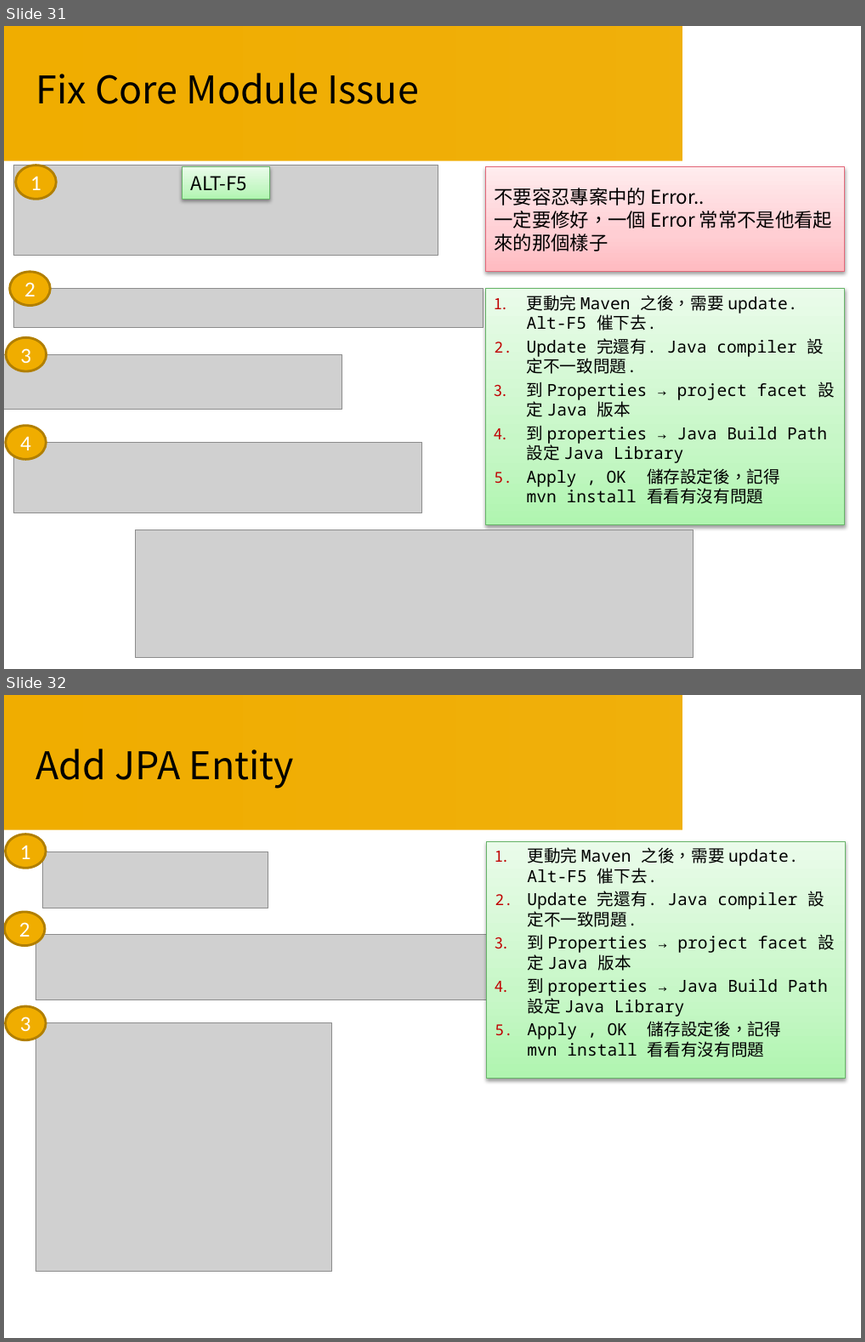
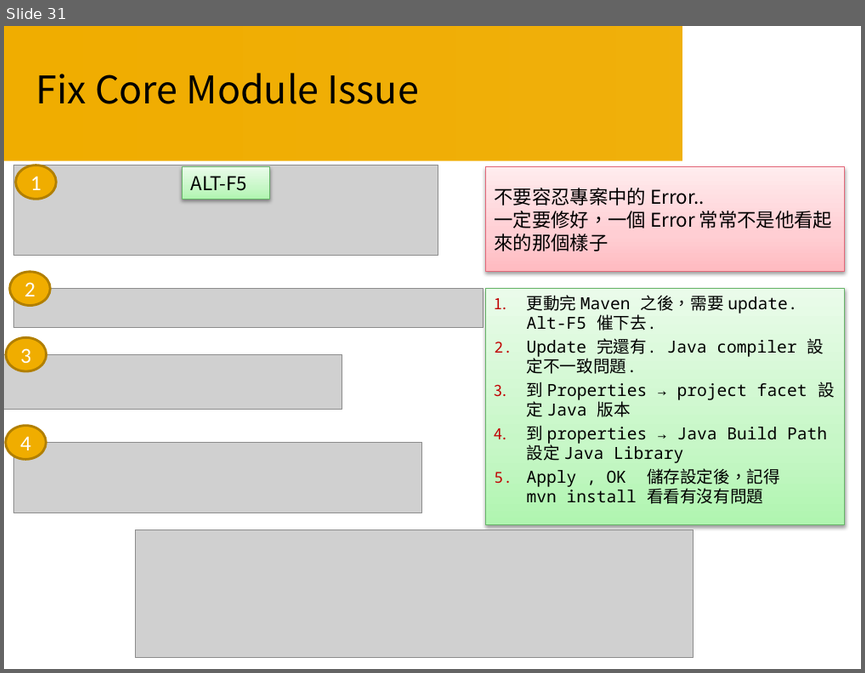
Before and after one commit to Smoker21/Course, a slide deck: Course05/Java Course 05.pptx. Shown one above the other, each under a label of ours: slides 31 and 32 before the commit, slide 31 after it. The pictures are 865x1342 and 865x673 pixels, drawn with LibreOffice and Linux fonts; fonts in the diff are those of the drawing; grey boxes stand for pictures; background and template pictures are left out. Boxes give left, top, right and bottom in pixels: in the first picture for what was removed or moved away, otherwise in the second. Text is boxed around its words. In the diff, an @@ line names an element or a change of style, - is before the commit and + after.

```diff
--- a/Course05/Java Course 05.pptx
+++ b/Course05/Java Course 05.pptx
@@ slide 32 removed at <box>4,695,861,1338</box>, background #FFFFFF; not listed: 1 template element that a slide beside it also shows @@
@@ title removed at <box>36,749,294,789</box> @@
-Add JPA Entity
@@ ellipse removed at <box>6,834,46,868</box> @@
-1
@@ rectangle removed at <box>487,841,845,1078</box> @@
-1. 更動完 Maven 之後，需要 update. Alt-F5 催下去.
-2. Update 完還有. Java compiler 設定不一致問題.
-3. 到 Properties → project facet 設定 Java 版本
-4. 到 properties → Java Build Path 設定 Java Library
-5. Apply , OK 儲存設定後，記得
-   mvn install 看看有沒有問題
@@ picture removed at <box>42,851,268,908</box> @@
@@ ellipse removed at <box>4,912,44,945</box> @@
-2
@@ picture removed at <box>35,934,501,1000</box> @@
@@ ellipse removed at <box>6,1006,46,1039</box> @@
-3
@@ picture removed at <box>35,1023,332,1271</box> @@
```
Also in this commit, not shown: 4 slides changed, 6 slides added, 9 other files.
